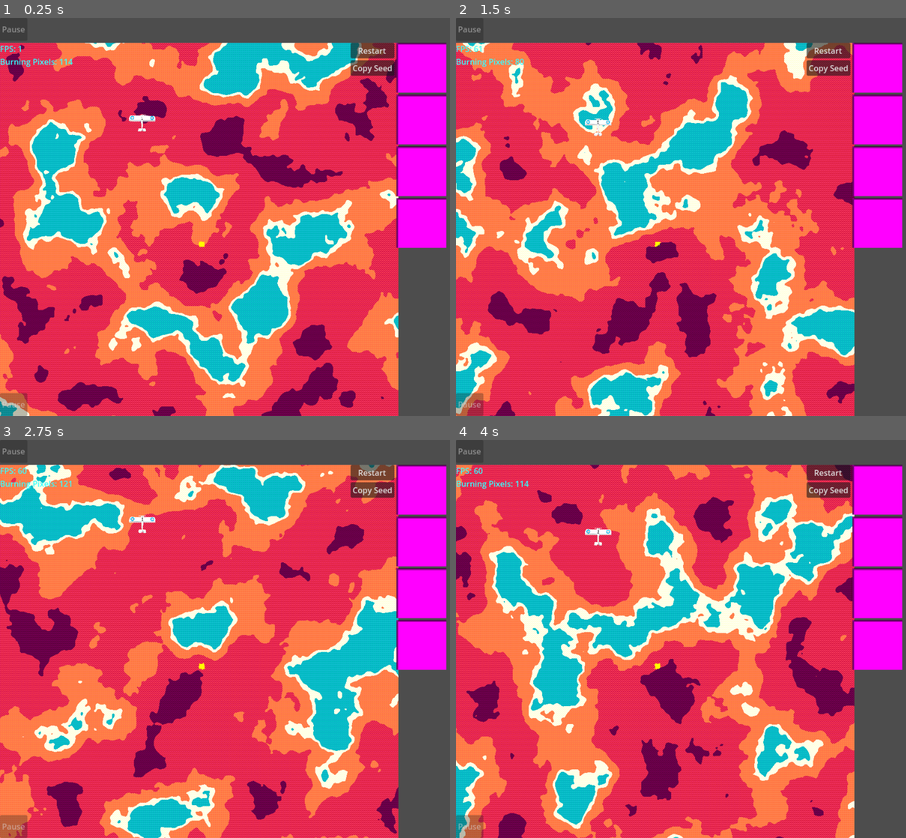
Above: before the commit, frames 1-4 (two rows, left to right).
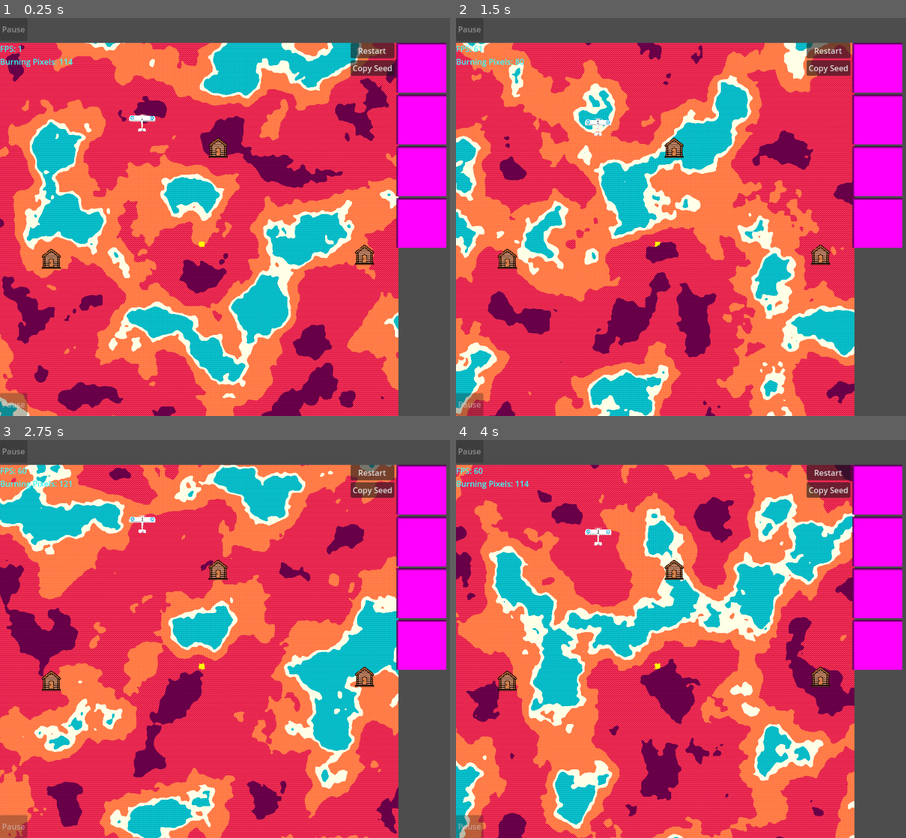
Above: after the commit, the same moments.

Repository: Levartar/2025-Brackeys-Game-Jam
Game: Godot game, scene res://scenes/game.tscn
Two runs of this game, one before a commit and one after it. Both use one fixed random seed, a clock stepped at 60 frames per second and the inputs below.
Inputs (mouse positions are in pixels of both pictures, inside the frame that each line leads up to):
- Up to frame 1 (0.25 s): no input
- Up to frame 2 (1.5 s): click "Restart" at 0.5 s; click "Restart" at 1.25 s
- Up to frame 3 (2.75 s): click "Restart" at 2 s
- Up to frame 4 (4 s): click (879, 487) at 2.75 s; click (879, 487) at 3.5 s

The runs differ from the first frame. In frame 1, 0.5% of the frame differs, in the area x 9-84%, y 30-64%; in frame 2, 0.5%; in frame 3, 0.5%; in frame 4, 0.5%.

Commit message:
implemented fundamental PoI logic

Diff:
--- a/project.godot
+++ b/project.godot
@@ -55,6 +55,11 @@
 "events": [Object(InputEventKey,"resource_local_to_scene":false,"resource_name":"","device":-1,"window_id":0,"alt_press …(195 unchanged characters)…
 ]
 }
+interact={
+"deadzone": 0.2,
+"events": [Object(InputEventKey,"resource_local_to_scene":false,"resource_name":"","device":-1,"window_id":0,"alt_pressed":false,"shift_pressed":false,"ctrl_pressed":false,"meta_pressed":false,"pressed":false,"keycode":0,"physical_keycode":69,"key_label":0,"unicode":101,"location":0,"echo":false,"script":null)
+]
+}
 
 [rendering]
 
--- a/scenes/game.tscn
+++ b/scenes/game.tscn
@@ -1,7 +1,8 @@
-[gd_scene load_steps=4 format=3 uid="uid://6bypeyngjdqj"]
+[gd_scene load_steps=5 format=3 uid="uid://6bypeyngjdqj"]
 
 [ext_resource type="Script" uid="uid://dugpuu6ilaikm" path="res://scripts/map_container.gd" id="1_lnu2h"]
 [ext_resource type="PackedScene" uid="uid://bo4sk7qj01lqq" path="res://scenes/flight_sim.tscn" id="2_yqjtg"]
+[ext_resource type="PackedScene" uid="uid://lutbaot026ma" path="res://scenes/poi.tscn" id="3_lnu2h"]
 
 [sub_resource type="PlaceholderTexture2D" id="PlaceholderTexture2D_lnu2h"]
 size = Vector2(100, 100)
@@ -63,6 +64,15 @@
 water_longevity = 1.0
 water_fade_steps = 100.0
 
+[node name="PoI" parent="CanvasLayer/VBoxContainer/HBoxContainer/MapContainer/Flight Sim" instance=ExtResource("3_lnu2h")]
+position = Vector2(438, 215)
+
+[node name="PoI2" parent="CanvasLayer/VBoxContainer/HBoxContainer/MapContainer/Flight Sim" instance=ExtResource("3_lnu2h")]
+position = Vector2(732, 430)
+
+[node name="PoI3" parent="CanvasLayer/VBoxContainer/HBoxContainer/MapContainer/Flight Sim" instance=ExtResource("3_lnu2h")]
+position = Vector2(103, 438)
+
 [node name="MapButtons" type="VBoxContainer" parent="CanvasLayer/VBoxContainer/HBoxContainer"]
 layout_mode = 2
 
--- a/scenes/plane.tscn
+++ b/scenes/plane.tscn
@@ -1,7 +1,11 @@
-[gd_scene load_steps=3 format=3 uid="uid://chmmcxfcwm47k"]
+[gd_scene load_steps=4 format=3 uid="uid://chmmcxfcwm47k"]
 
 [ext_resource type="Script" uid="uid://bixmy1rxh6nsm" path="res://scripts/plane.gd" id="1_206p1"]
 [ext_resource type="Texture2D" uid="uid://d1nhcwy286k7k" path="res://assets/planes/placeholder.png" id="1_dt3pm"]
+
+[sub_resource type="CapsuleShape2D" id="CapsuleShape2D_206p1"]
+radius = 10.010662
+height = 42.019917
 
 [node name="Plane" type="CharacterBody2D"]
 z_index = 4
@@ -15,3 +19,7 @@
 position = Vector2(0, -5)
 scale = Vector2(0.08000028, 0.08000028)
 texture = ExtResource("1_dt3pm")
+
+[node name="CollisionShape2D" type="CollisionShape2D" parent="."]
+position = Vector2(-0.045199066, -3.9997447)
+shape = SubResource("CapsuleShape2D_206p1")
--- /dev/null
+++ b/scenes/poi.tscn
@@ -0,0 +1,36 @@
+[gd_scene load_steps=6 format=3 uid="uid://lutbaot026ma"]
+
+[ext_resource type="Script" uid="uid://by006xmxw48nh" path="res://scripts/poi.gd" id="1_6r3jc"]
+[ext_resource type="Texture2D" uid="uid://u8naydn5wdeq" path="res://assets/poi_placeholder.png" id="2_5bacp"]
+[ext_resource type="Texture2D" uid="uid://cpdlvwj3y6sjh" path="res://assets/ui/countdown_progress.png" id="3_fhs6e"]
+[ext_resource type="Texture2D" uid="uid://cu3amyo600nfi" path="res://assets/ui/countdown_under.png" id="4_ojyob"]
+
+[sub_resource type="CircleShape2D" id="CircleShape2D_5bacp"]
+
+[node name="PoI" type="Node2D"]
+scale = Vector2(2.0000017, 2.0000017)
+script = ExtResource("1_6r3jc")
+
+[node name="Area2D" type="Area2D" parent="."]
+
+[node name="CollisionShape2D" type="CollisionShape2D" parent="Area2D"]
+shape = SubResource("CircleShape2D_5bacp")
+
+[node name="Sprite2D" type="Sprite2D" parent="."]
+position = Vector2(0, -1.9999999)
+scale = Vector2(0.040009387, 0.040009387)
+texture = ExtResource("2_5bacp")
+
+[node name="TextureProgressBar" type="TextureProgressBar" parent="."]
+visible = false
+offset_left = -8.999992
+offset_top = -31.999973
+offset_right = 119.00001
+offset_bottom = 96.00003
+scale = Vector2(0.14000043, 0.14000043)
+fill_mode = 4
+texture_under = ExtResource("4_ojyob")
+texture_progress = ExtResource("3_fhs6e")
+
+[connection signal="body_entered" from="Area2D" to="." method="_on_body_entered"]
+[connection signal="body_exited" from="Area2D" to="." method="_on_body_exited"]
--- a/scripts/plane.gd
+++ b/scripts/plane.gd
@@ -27,6 +27,9 @@
 var sprite: Sprite2D
 
 var last_rotation_is_left: bool = false
+
+var is_over_poi: bool = false
+var poi_interact: Callable
 
 # testing vars
 var initial_position: Vector2
@@ -73,6 +76,8 @@
       deployed_after_cooldown = false
 
 func _physics_process(delta):
+  if Input.is_action_just_pressed("interact") and is_over_poi and poi_interact:
+    poi_interact.call()
   rotation_direction = Input.get_axis("left", "right")
   if rotation_direction < 0: last_rotation_is_left = true
   elif rotation_direction > 0: last_rotation_is_left = false
--- /dev/null
+++ b/scripts/poi.gd
@@ -0,0 +1,51 @@
+extends Node2D
+
+enum PoIState {Initial, Preparing, Ready, Rescued}
+
+@export var char_sprite: Sprite2D
+@export var prep_time: float = 10.0
+
+var state: PoIState = PoIState.Initial
+var secs_since_prep: float = 0.0
+var prep_countdown: TextureProgressBar
+var hut_sprite: Sprite2D # TODO: replace
+
+func _ready() -> void:
+  hut_sprite = $Sprite2D
+  prep_countdown = $TextureProgressBar
+  prep_countdown.max_value = prep_time
+  prep_countdown.value = prep_time
+  prep_countdown.visible = false
+  # print("State:", state) # test
+
+func _process(delta: float) -> void:
+  if state != PoIState.Rescued:
+    if state == PoIState.Preparing:
+      secs_since_prep += delta
+      prep_countdown.value = prep_time - secs_since_prep
+      if secs_since_prep >= prep_time:
+        state = PoIState.Ready
+        # print("State:", state) # test
+
+func activate() -> void:
+  state = PoIState.Preparing
+  # print("State:", state) # test
+  prep_countdown.visible = true
+
+func rescue() -> void:
+  state = PoIState.Rescued
+  # print("State:", state) # test
+  prep_countdown.visible = false
+  if hut_sprite: hut_sprite.modulate = Color(0.8, 0.8, 0.8, 1.0)
+
+func _on_body_entered(body: Node2D) -> void:
+  if body.name == "Plane":
+    if state == PoIState.Initial:
+      body.poi_interact = activate
+    elif state == PoIState.Ready:
+      body.poi_interact = rescue
+    body.is_over_poi = true
+
+func _on_body_exited(body: Node2D) -> void:
+  if body.name == "Plane":
+    body.is_over_poi = false
Binary file added: assets/poi_placeholder.png
Not shown, added: assets/poi_placeholder.png.import
Binary file added: assets/ui/countdown_progress.png
Not shown, added: assets/ui/countdown_progress.png.import
Binary file added: assets/ui/countdown_under.png
Not shown, added: assets/ui/countdown_under.png.import
Not shown, added: scripts/poi.gd.uid
